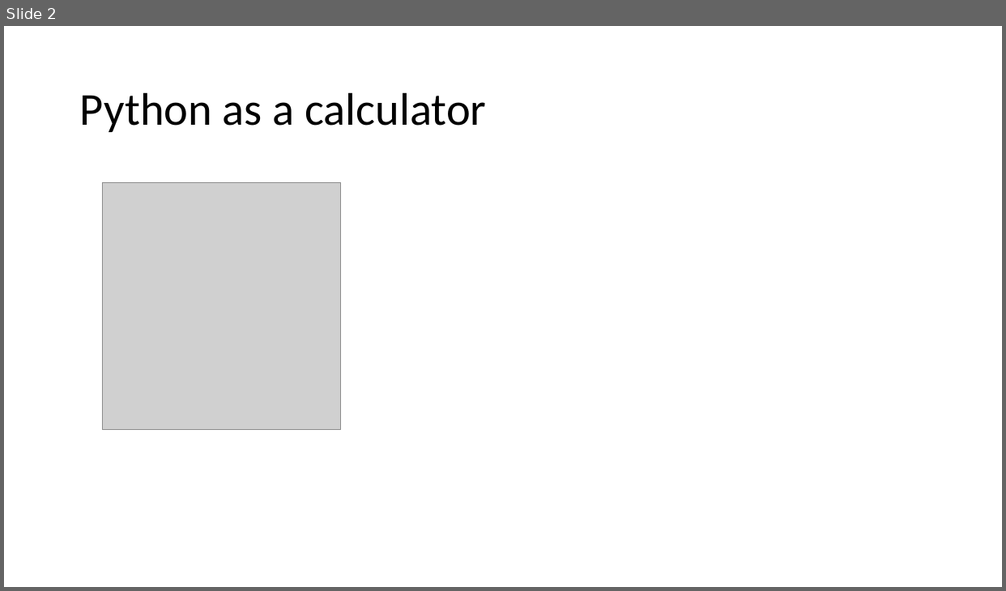
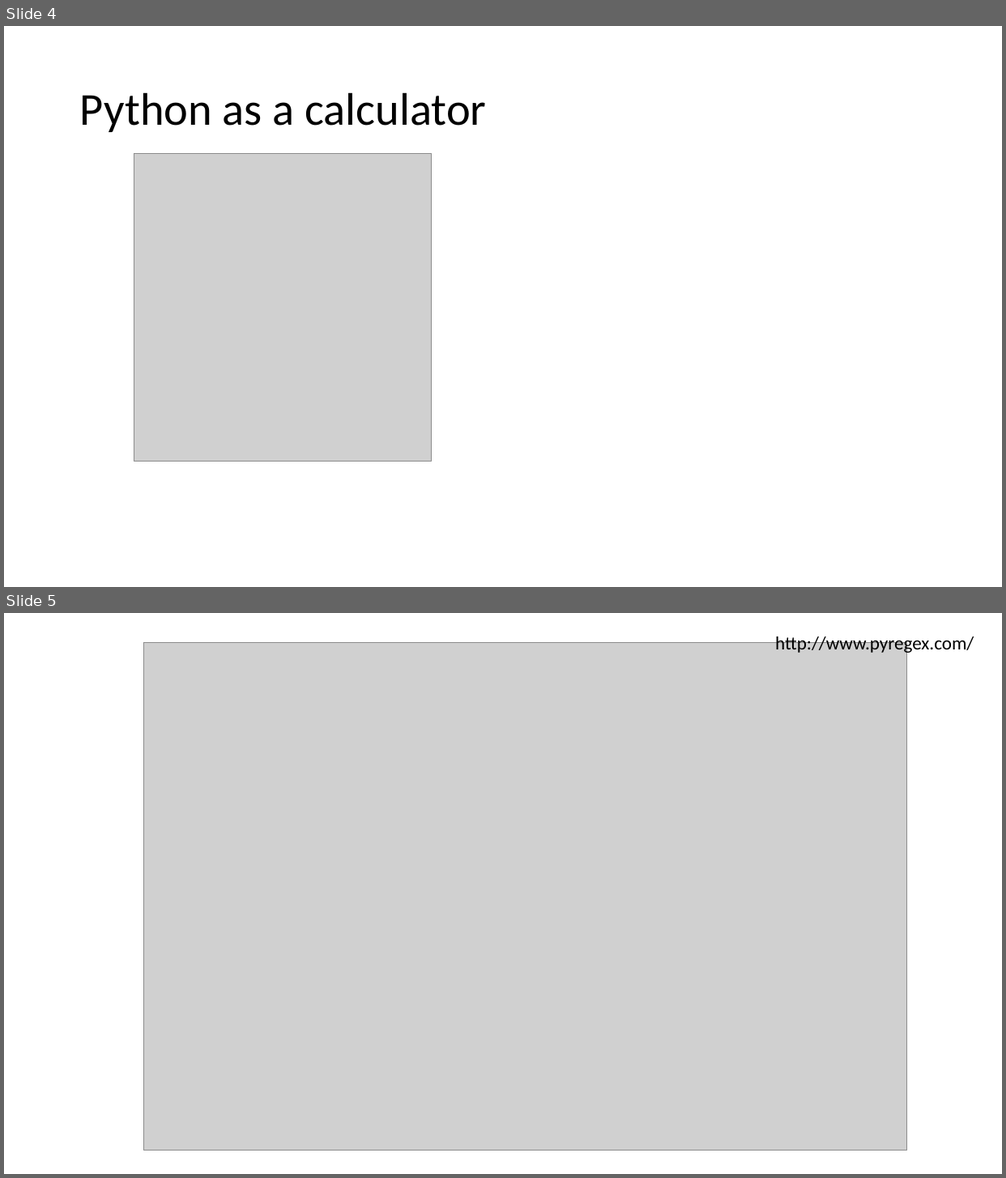
Before and after one commit to alaudo/PythonChallenge, a slide deck: Presentation/slides.pptx. Shown one above the other, each under a label of ours: slide 2 before the commit, slides 4 and 5 after it. The pictures are 1006x591 and 1006x1178 pixels, drawn with LibreOffice and Linux fonts; fonts in the diff are those of the drawing; grey boxes stand for pictures. Boxes give left, top, right and bottom in pixels: in the first picture for what was removed or moved away, otherwise in the second. Text is boxed around its words. In the diff, an @@ line names an element or a change of style, - is before the commit and + after.

```diff
--- a/Presentation/slides.pptx
+++ b/Presentation/slides.pptx
@@ slide 5 added at <box>4,613,1002,1174</box>, background #FFFFFF @@
@@ text added at <box>775,634,974,655</box>, 18 pt, text #000000 @@
+http://www.pyregex.com/
@@ picture added at <box>144,643,907,1151</box> @@
@@ what was slide 2 is now slide 4 @@
@@ slide 4 changed as well @@
@@ picture: place and size @@
-picture at <box>102,182,341,429</box>
+picture at <box>134,153,432,461</box>
```
Also in this commit, not shown: 3 other slides added, 1 slide removed, 2 other files.
